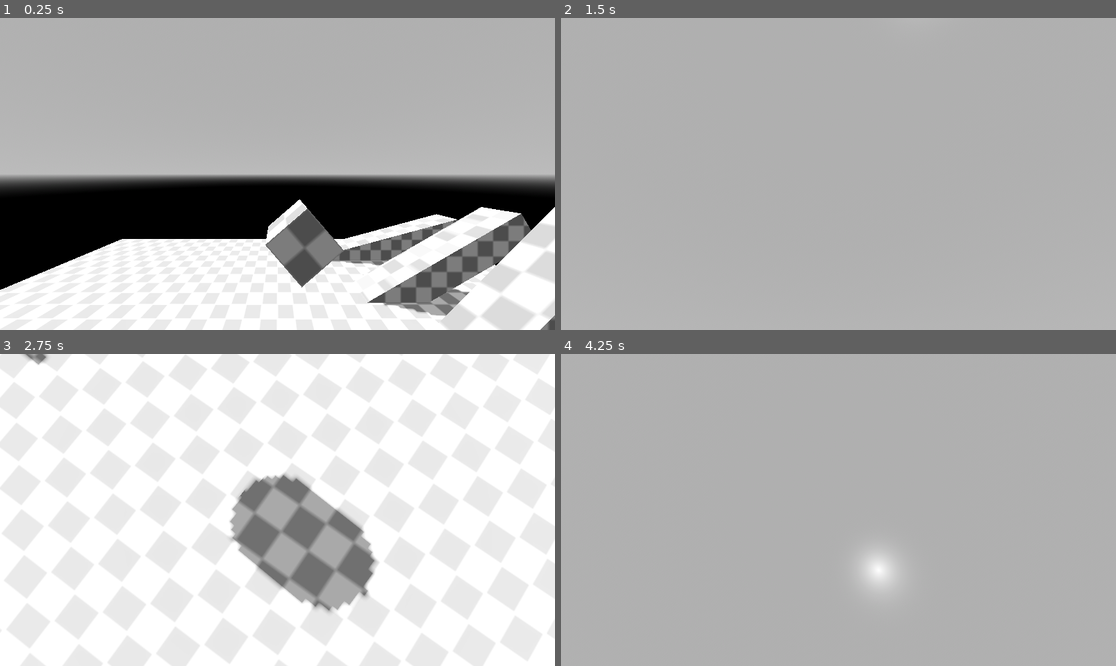
Above: before the commit, frames 1-4 (two rows, left to right).
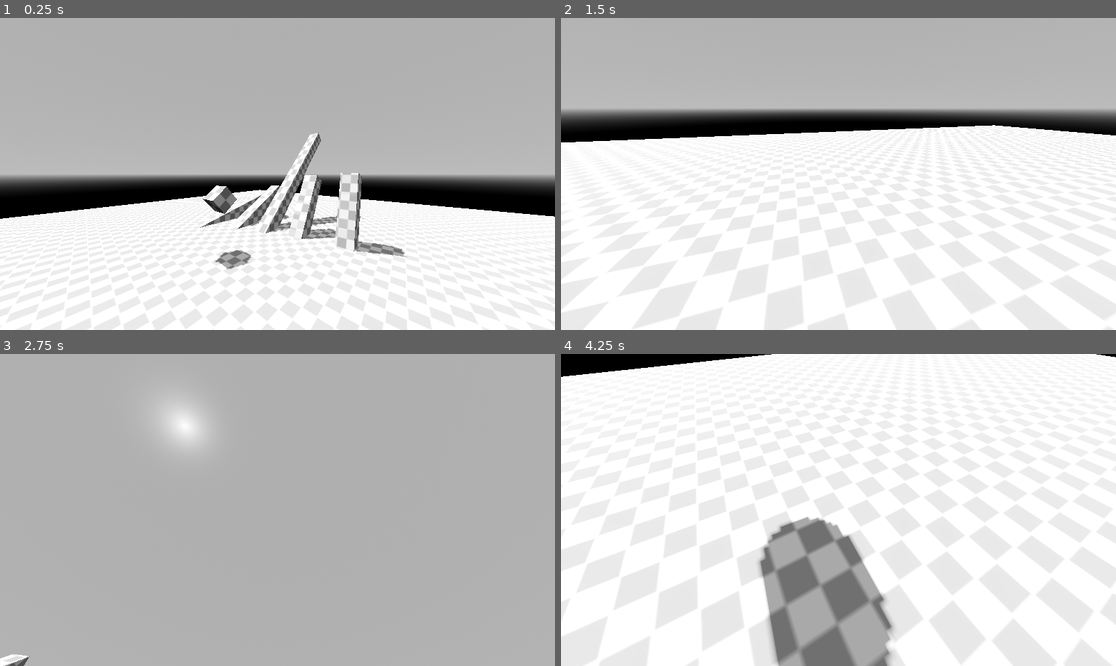
Above: after the commit, the same moments.

Repository: Stikface/delver
Game: Godot game, scene res://Assets/game.tscn
Same seed, same stepped clock (60 frames per second), same inputs: the game is played once before the commit and once after it.
Inputs (mouse positions are in pixels of both pictures, inside the frame that each line leads up to):
- Up to frame 1 (0.25 s): no input
- Up to frame 2 (1.5 s): move the mouse to (960, 158) at 0.52 s; hold D (Right) 0.53-1.28 s; tap Down (LookDown) at 0.6 s; tap Left (LookLeft) at 0.8, 1.35 s; move the mouse to (727, 189) at 1.27 s; hold S (Down) from 1.28 s (still down)
- Up to frame 3 (2.75 s): tap Right (LookRight) at 1.55, 2.1 s; move the mouse to (333, 441) at 2.02 s; release S (Down) at 2.03 s; hold D (Right) from 2.03 s (still down); tap Up (LookUp) at 2.3 s
- Up to frame 4 (4.25 s): move the mouse to (810, 572) at 2.77 s; release D (Right) at 2.78 s; hold W (Up) 2.78-3.53 s; tap Up (LookUp) at 2.85 s; tap Down (LookDown) at 3.05, 3.6 s; move the mouse to (1005, 556) at 3.52 s; hold A (Left) from 3.53 s (still down); tap Left (LookLeft) at 3.8 s

The runs differ from the first frame. In frame 1, 19% of the frame differs, in the area x 0-100%, y 36-100%; in frame 2, 71%; in frame 3, 96%, in the area x 0-100%, y 0-100%; in frame 4, 96%.

Commit message:
camera controller jitter fix
thanks to Dylan Bennett (MBoffin) on YouTube https://www.youtube.com/watch?v=zfIuaRzNti4 and also GitHub https://github.com/MBoffin/fps-smooth-camera-fix for providing a fix to "jittery camera when framerate is faster than physics ticks"

Diff:
--- a/Assets/game.tscn
+++ b/Assets/game.tscn
@@ -1,7 +1,7 @@
-[gd_scene load_steps=10 format=3 uid="uid://bt0n4w8cc8lsc"]
+[gd_scene load_steps=8 format=3 uid="uid://bt0n4w8cc8lsc"]
 
-[ext_resource type="Script" uid="uid://ct8v2ct5hn5yu" path="res://Assets/player.gd" id="1_0tiv2"]
 [ext_resource type="Material" uid="uid://bkku7r1vn76g4" path="res://Assets/material_checker.tres" id="1_53jbt"]
+[ext_resource type="PackedScene" uid="uid://b8ukkqeikjtk6" path="res://Assets/player.tscn" id="2_53jbt"]
 
 [sub_resource type="ProceduralSkyMaterial" id="ProceduralSkyMaterial_53jbt"]
 sky_top_color = Color(0.55, 0.55, 0.55, 1)
@@ -19,10 +19,6 @@
 sdfgi_enabled = true
 glow_enabled = true
 
-[sub_resource type="CapsuleMesh" id="CapsuleMesh_53jbt"]
-
-[sub_resource type="CapsuleShape3D" id="CapsuleShape3D_n1j1f"]
-
 [sub_resource type="BoxMesh" id="BoxMesh_53jbt"]
 
 [sub_resource type="BoxShape3D" id="BoxShape3D_7w0at"]
@@ -38,7 +34,7 @@
 [node name="Floor" type="CSGBox3D" parent="World/CSGCombiner3D"]
 material_override = ExtResource("1_53jbt")
 use_collision = true
-size = Vector3(20, 1, 20)
+size = Vector3(48, 1, 48)
 
 [node name="CSGBox3D" type="CSGBox3D" parent="World/CSGCombiner3D"]
 transform = Transform3D(0.965926, -0.258819, 0, 0.258819, 0.965926, 0, 0, 0, 1, 4.97281, 0.963221, -8.04071)
@@ -49,9 +45,9 @@
 size = Vector3(5.91211, 1, 1)
 
 [node name="CSGBox3D3" type="CSGBox3D" parent="World/CSGCombiner3D"]
-transform = Transform3D(0.707107, -0.707107, 0, 0.707107, 0.707107, 0, 0, 0, 1, 5.61939, 1.87714, -3.37662)
+transform = Transform3D(0.707107, -0.707107, 0, 0.707107, 0.707107, 0, 0, 0, 1, 8.0877, 4.34546, -3.37662)
 material_override = ExtResource("1_53jbt")
-size = Vector3(5.41504, 1, 1)
+size = Vector3(12.3965, 1, 1)
 
 [node name="CSGBox3D4" type="CSGBox3D" parent="World/CSGCombiner3D"]
 transform = Transform3D(0.5, -0.866025, 0, 0.866025, 0.5, 0, 0, 0, 1, 5.61939, 1.87714, -0.997565)
@@ -70,25 +66,8 @@
 [node name="WorldEnvironment" type="WorldEnvironment" parent="World"]
 environment = SubResource("Environment_7w0at")
 
-[node name="Player" type="CharacterBody3D" parent="."]
-transform = Transform3D(1, 0, 0, 0, 1, 0, 0, 0, 1, 0, 3.6065, 0)
-floor_constant_speed = true
-floor_max_angle = 1.0472
-script = ExtResource("1_0tiv2")
-
-[node name="MeshInstance3D" type="MeshInstance3D" parent="Player"]
-transform = Transform3D(1.5, 0, 0, 0, 1.5, 0, 0, 0, 1.5, 0, 0, 0)
-mesh = SubResource("CapsuleMesh_53jbt")
-skeleton = NodePath("")
-
-[node name="CollisionShape3D" type="CollisionShape3D" parent="Player"]
-shape = SubResource("CapsuleShape3D_n1j1f")
-
-[node name="CameraPivot" type="Node3D" parent="Player"]
-transform = Transform3D(1, 0, 0, 0, 1, 0, 0, 0, 1, 0, 1.4, 0)
-
-[node name="Camera3D" type="Camera3D" parent="Player/CameraPivot"]
-fov = 90.0
+[node name="Player" parent="." instance=ExtResource("2_53jbt")]
+transform = Transform3D(0.62674, 0, -0.779229, 0, 1, 0, 0.779229, 0, 0.62674, -4.14672, 3.6065, 4.3936)
 
 [node name="RigidBody3D" type="RigidBody3D" parent="."]
 transform = Transform3D(0.65379, 0.756676, 0, -0.756676, 0.65379, 0, 0, 0, 1, 0.485619, 3.64454, -3.28737)
--- /dev/null
+++ b/Assets/player.tscn
@@ -0,0 +1,30 @@
+[gd_scene load_steps=4 format=3 uid="uid://b8ukkqeikjtk6"]
+
+[ext_resource type="Script" uid="uid://ct8v2ct5hn5yu" path="res://Assets/player_controller.gd" id="1_tpd1a"]
+
+[sub_resource type="CapsuleMesh" id="CapsuleMesh_53jbt"]
+
+[sub_resource type="CapsuleShape3D" id="CapsuleShape3D_n1j1f"]
+
+[node name="Player" type="CharacterBody3D"]
+floor_constant_speed = true
+floor_max_angle = 0.872665
+script = ExtResource("1_tpd1a")
+
+[node name="MeshInstance3D" type="MeshInstance3D" parent="."]
+transform = Transform3D(1.5, 0, 0, 0, 1.5, 0, 0, 0, 1.5, 0, 0, 0)
+mesh = SubResource("CapsuleMesh_53jbt")
+skeleton = NodePath("")
+
+[node name="CollisionShape3D" type="CollisionShape3D" parent="."]
+shape = SubResource("CapsuleShape3D_n1j1f")
+
+[node name="CameraPivot" type="Node3D" parent="."]
+transform = Transform3D(1, 0, 0, 0, 1, 0, 0, 0, 1, 0, 1.4, 0)
+top_level = true
+
+[node name="Camera3D" type="Camera3D" parent="CameraPivot"]
+fov = 90.0
+
+[node name="CameraAnchor" type="Marker3D" parent="."]
+transform = Transform3D(1, 0, 0, 0, 1, 0, 0, 0, 1, 0, 1.4, 0)
--- a/Assets/player.gd
+++ b/Assets/player_controller.gd
@@ -7,15 +7,17 @@
 
 var look_dir: Vector2
 var look_sensitivity = 50
+var keyboard_look_multiplier = 0.04
 @onready var camera_pivot = $CameraPivot
 @onready var camera = $CameraPivot/Camera3D
+@onready var camera_anchor: Marker3D = $CameraAnchor
 
 var mouse_capture = false
 
 #this runs for each physics tick.
 #functions with _ at the start are supposed to be private and not accessed by other scripts
 func _physics_process(delta):
-	_rotate_camera(delta)
+	_camera_handler(delta)
 	_movement_handler(delta)
 
 #this gets called every time any kind of input happens
@@ -32,13 +34,21 @@
 		else:
 			Input.set_mouse_mode(Input.MOUSE_MODE_VISIBLE)
 
-func _rotate_camera(delta: float, sensitivity_modifier: float = 1.0):
-	var input_dir = Input.get_vector("LookLeft","LookRight","LookDown","LookUp")
+func _camera_handler(delta: float, sensitivity_modifier: float = 1.0):
+	#get input for keyboard-look
+	var input_dir = Input.get_vector("LookLeft","LookRight","LookUp","LookDown") * keyboard_look_multiplier
+	#add keyboardlook input to mouselook input
 	look_dir += input_dir
+
 	#rotate the whole player node left and right
 	rotation.y -= look_dir.x * look_sensitivity * delta
-	#rotate just the camera up and down. clamp() so you can't break your neck looking up and down
-	camera_pivot.rotation.x = clamp(camera_pivot.rotation.x - look_dir.y * look_sensitivity * sensitivity_modifier * delta, -1.5, 1.5) #clamp bounds are in radians
+
+	#rotate just the camera-anchor up and down. clamp() so you can't break your neck looking up and down
+	camera_anchor.rotation.x = clamp(camera_anchor.rotation.x - look_dir.y * look_sensitivity * sensitivity_modifier * delta, -1.5, 1.5) #clamp bounds are in radians
+
+	#interpolate camera anchor between physics ticks to prevent jittering when screen refresh is faster than physics ticks
+	camera_pivot.global_transform = camera_anchor.get_global_transform_interpolated()
+
 	look_dir = Vector2.ZERO
 
 func _movement_handler(delta: float):
--- a/project.godot
+++ b/project.godot
@@ -72,3 +72,9 @@
 "events": [Object(InputEventKey,"resource_local_to_scene":false,"resource_name":"","device":-1,"window_id":0,"alt_press …(195 unchanged characters)…
 ]
 }
+
+[physics]
+
+common/physics_jitter_fix=0.0
+3d/default_gravity=18.0
+common/physics_interpolation=true
Renamed: Assets/player.gd.uid -> Assets/player_controller.gd.uid
